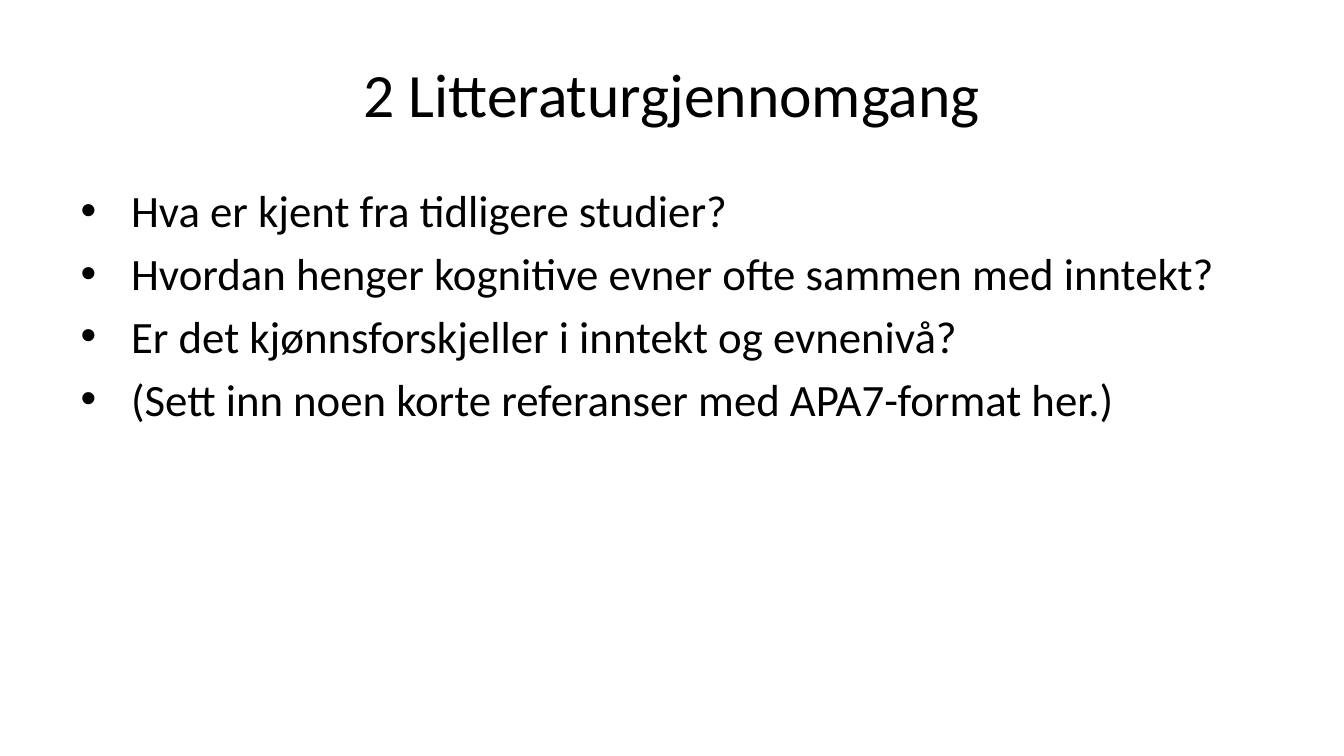
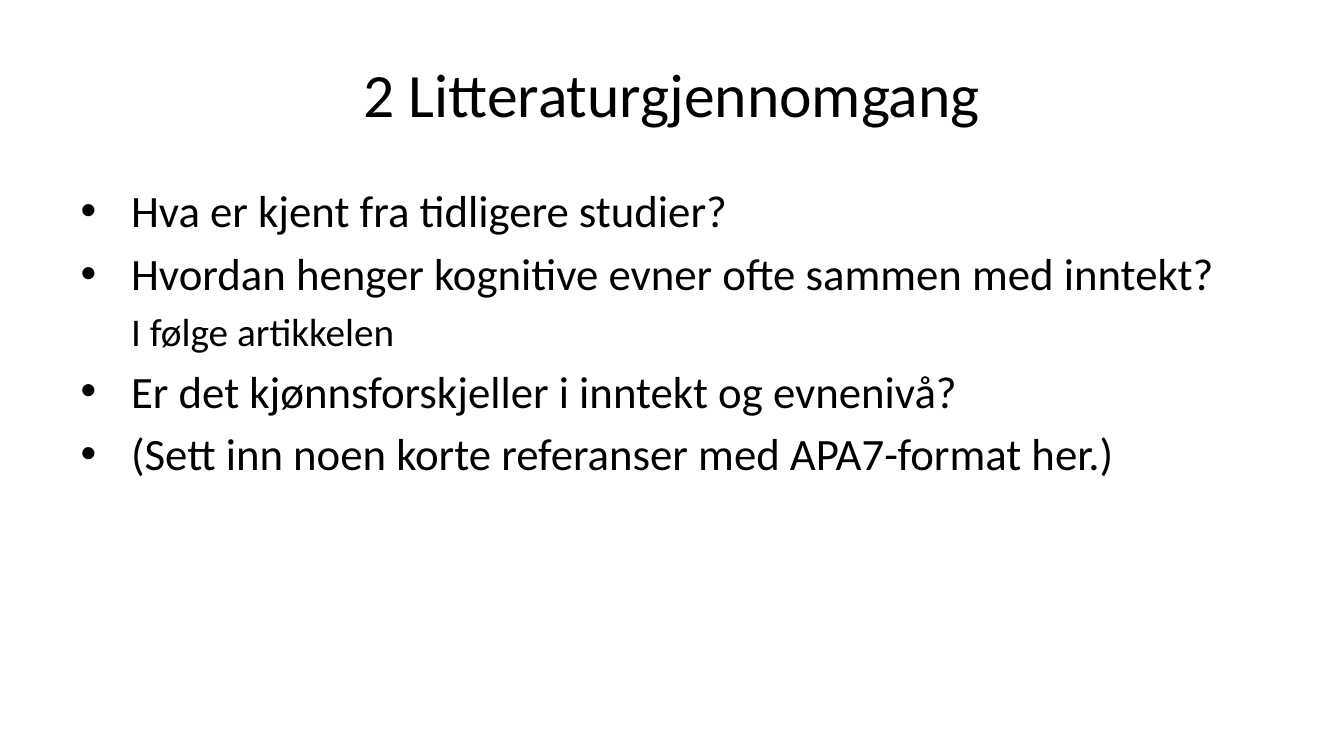
Before and after one commit to H-Vika/MSB105-Assign-2, a slide deck: slide 4 of MSB105 assign 2 presentasjon.pptx (slide 3 before the commit). Drawn at 1344x756 pixels with LibreOffice and Linux fonts; fonts in the diff are those of the drawing. Boxes give left, top, right and bottom in pixels: in the first picture for what was removed or moved away, otherwise in the second. Text is boxed around its words. In the diff, an @@ line names an element or a change of style, - is before the commit and + after.

```diff
--- a/MSB105 assign 2 presentasjon.pptx
+++ b/MSB105 assign 2 presentasjon.pptx
@@ text at <box>131,318,394,353</box>: paragraph added @@
+  I følge artikkelen
```
Also in this commit, not shown: 2 other slides changed, 19 slides added, 2 slides removed, 3 other files.
